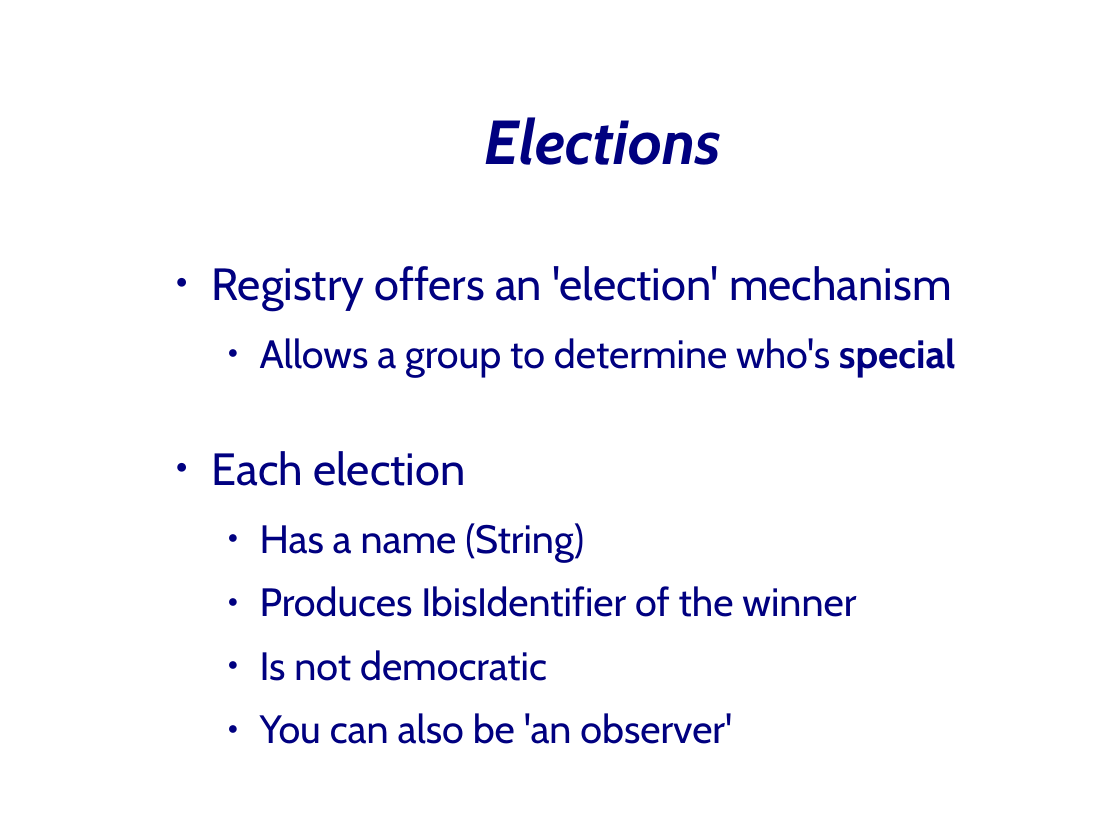
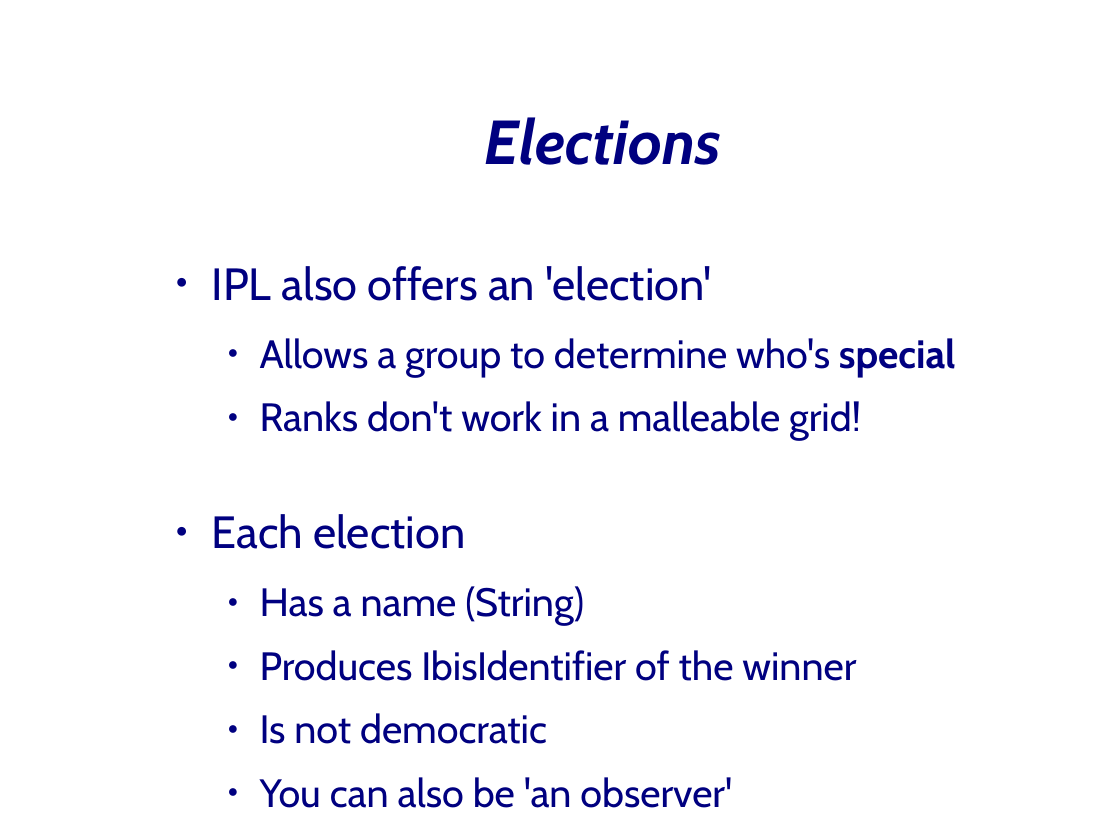
Before and after one commit to JungleComputing/www, a slide deck: slide 44 of tutorial/20080519-CCGrid08-Part-5-IPL.odp (slide 55 before the commit). Drawn at 1120x840 pixels with LibreOffice and Linux fonts; fonts in the diff are those of the drawing; background and template pictures are left out. Boxes give left, top, right and bottom in pixels: in the first picture for what was removed or moved away, otherwise in the second. Text is boxed around its words. In the diff, an @@ line names an element or a change of style, - is before the commit and + after.

```diff
--- a/tutorial/20080519-CCGrid08-Part-5-IPL.odp
+++ b/tutorial/20080519-CCGrid08-Part-5-IPL.odp
@@ text at [212,266,712,301]: text changed @@
-● Registry offers an 'election' mechanism
+● IPL also offers an 'election'
@@ text at [260,401,861,441]: paragraph added @@
+  ● Ranks don't work in a malleable grid!
```
Also in this commit, not shown: 14 other slides changed, 4 slides added, 1 slide removed, 10 other files.
